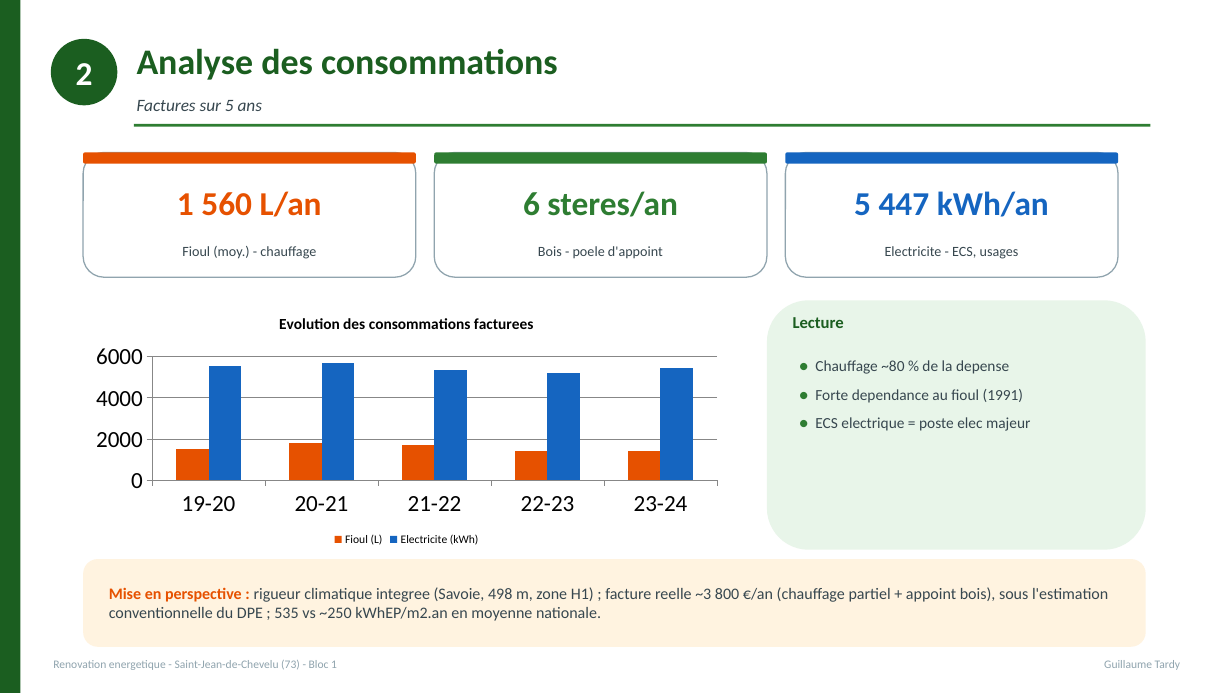
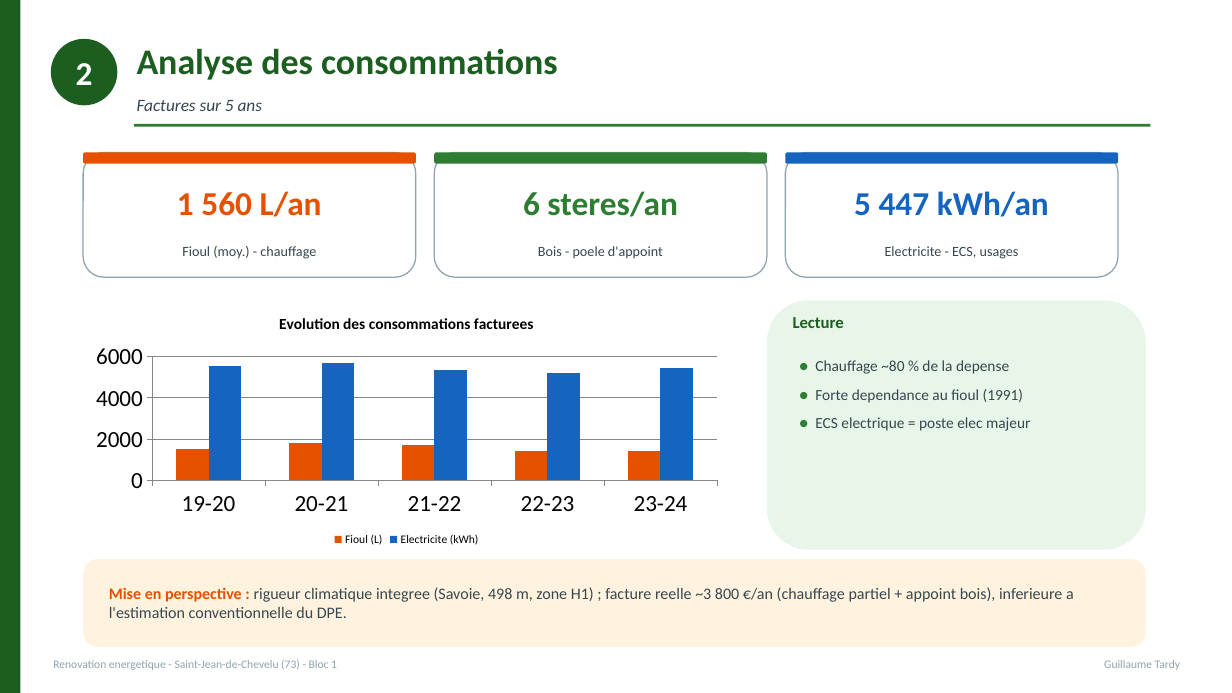
Before and after one commit to guigzT42/licence, a slide deck: slide 8 of Soutenance_Renovation_Saint-Jean-de-Chevelu.pptx. Drawn at 1232x693 pixels with LibreOffice and Linux fonts; fonts in the diff are those of the drawing. Boxes give left, top, right and bottom in pixels: in the first picture for what was removed or moved away, otherwise in the second. Text is boxed around its words. In the diff, an @@ line names an element or a change of style, - is before the commit and + after.

```diff
--- a/Soutenance_Renovation_Saint-Jean-de-Chevelu.pptx
+++ b/Soutenance_Renovation_Saint-Jean-de-Chevelu.pptx
@@ text at <box>109,587,1074,618</box>: text changed @@
-Mise en perspective : rigueur climatique integree (Savoie, 498 m, zone H1) ; facture reelle ~3 800 €/an (chauffage partiel + appoint bois), sous l'estimation conventionnelle du DPE ; 535 vs ~250 kWhEP/m2.an en moyenne nationale.
+Mise en perspective : rigueur climatique integree (Savoie, 498 m, zone H1) ; facture reelle ~3 800 €/an (chauffage partiel + appoint bois), inferieure a l'estimation conventionnelle du DPE.
```
Also in this commit, not shown: 1 slide added, 1 other file.
